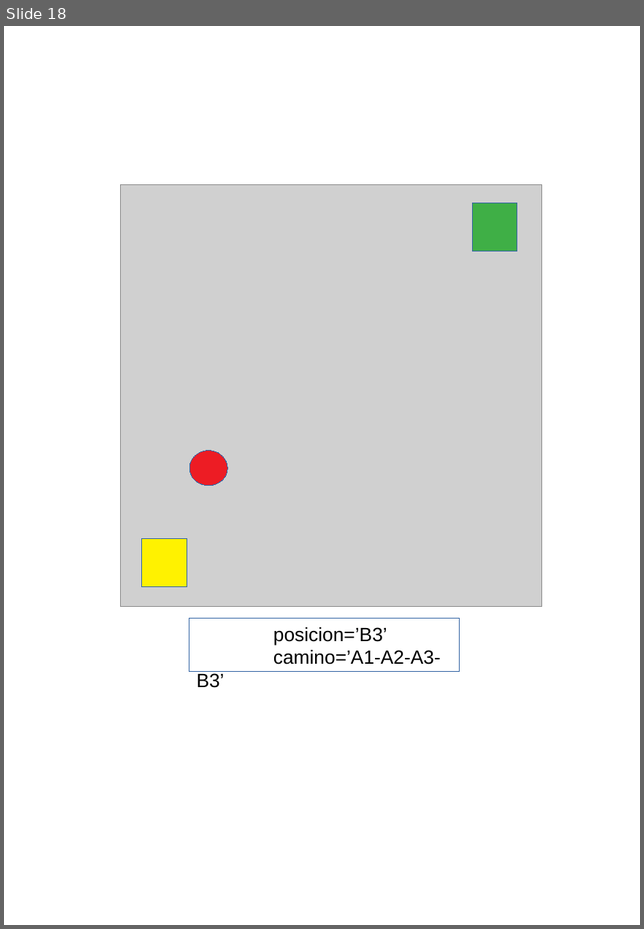
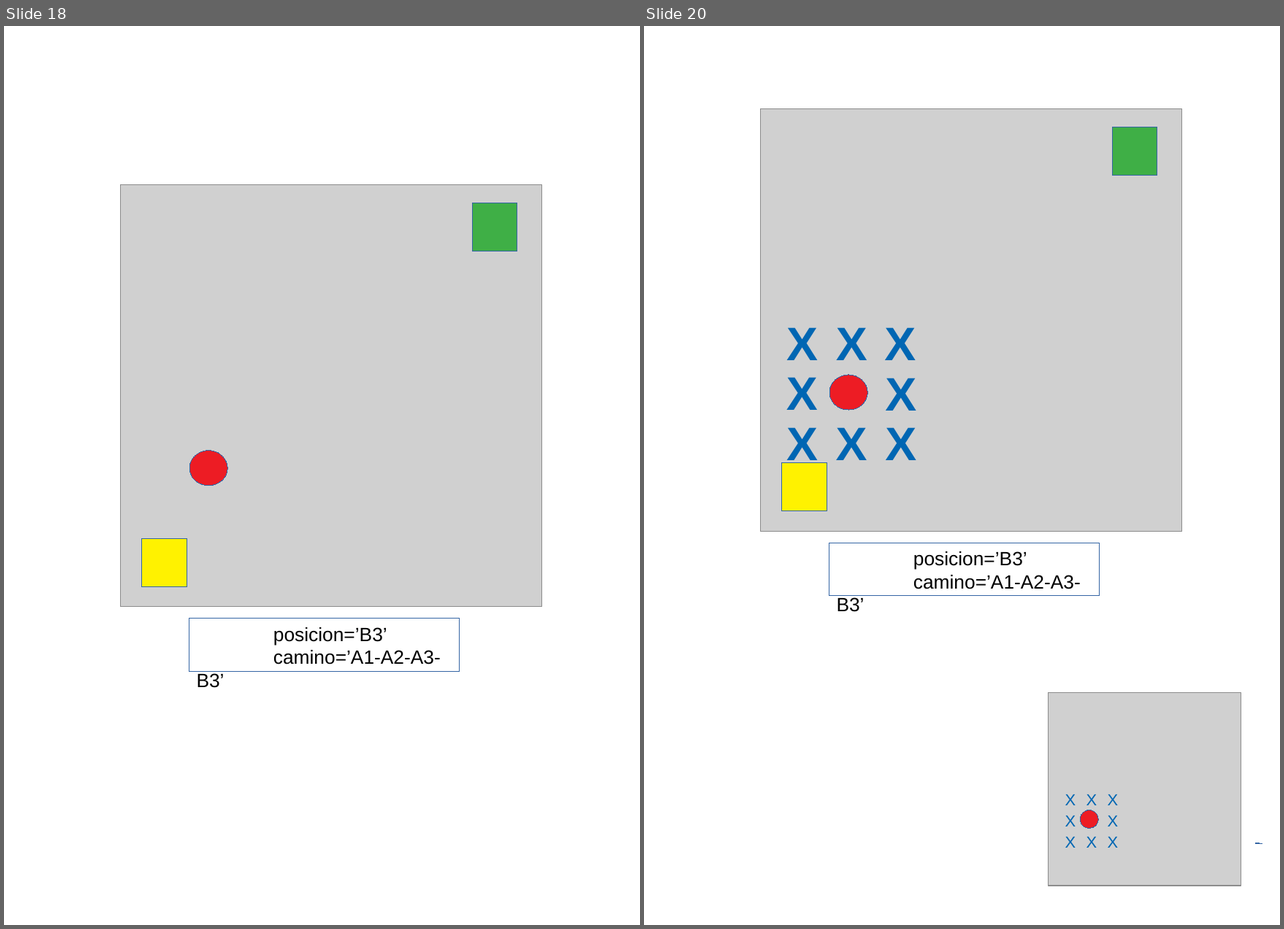
Before and after one commit to fabhrius/La-Cosa, a slide deck: capitulos/3 - Resolver un problema simple/Resolviendo un problema simple.odp. Shown side by side, each under a label of ours: slide 18 before the commit, slides 18 and 20 after it; the slides between them are not shown. The pictures are 644x929 and 1284x929 pixels, drawn with LibreOffice and Linux fonts; fonts in the diff are those of the drawing; grey boxes stand for pictures. Boxes give left, top, right and bottom in pixels: in the first picture for what was removed or moved away, otherwise in the second. Text is boxed around its words. In the diff, an @@ line names an element or a change of style, - is before the commit and + after.

```diff
--- a/capitulos/3 - Resolver un problema simple/Resolviendo un problema simple.odp
+++ b/capitulos/3 - Resolver un problema simple/Resolviendo un problema simple.odp
@@ slide 20 added at (x1=644, y1=26, x2=1280, y2=925), background #FFFFFF @@
@@ picture added at (x1=760, y1=109, x2=1181, y2=531) @@
@@ rectangle added at (x1=1112, y1=127, x2=1158, y2=175), fill #3FAF46, outline #3465A4 0 pt @@
@@ text added at (x1=786, y1=327, x2=818, y2=360), 44 pt, text #0066B3, bold @@
+X
@@ text added at (x1=836, y1=327, x2=867, y2=360), 44 pt, text #0066B3, bold @@
+X
@@ text added at (x1=884, y1=327, x2=916, y2=360), 44 pt, text #0066B3, bold @@
+X
@@ ellipse added at (x1=829, y1=375, x2=867, y2=411), fill #ED1C24, outline #3465A4 0 pt @@
@@ text added at (x1=786, y1=377, x2=818, y2=410), 44 pt, text #0066B3, bold @@
+X
@@ text added at (x1=885, y1=378, x2=916, y2=411), 44 pt, text #0066B3, bold @@
+X
@@ text added at (x1=786, y1=428, x2=818, y2=469), 44 pt, text #0066B3, bold @@
+X
@@ text added at (x1=836, y1=428, x2=867, y2=460), 44 pt, text #0066B3, bold @@
+X
@@ text added at (x1=885, y1=428, x2=916, y2=460), 44 pt, text #0066B3, bold @@
+X
@@ rectangle added at (x1=782, y1=463, x2=827, y2=511), fill #FFF200, outline #3465A4 0 pt @@
@@ rectangle added at (x1=829, y1=543, x2=1098, y2=595), outline #3465A4 0 pt, 18 pt, text #000000 @@
+posicion=’B3’
+camino=’A1-A2-A3-B3’
@@ picture added at (x1=1048, y1=692, x2=1240, y2=885) @@
@@ text added at (x1=1065, y1=795, x2=1076, y2=806), 15 pt, text #0066B3 @@
+X
@@ ellipse added at (x1=1080, y1=810, x2=1098, y2=829), fill #ED1C24, outline #3465A4 0 pt @@
@@ text added at (x1=1086, y1=795, x2=1097, y2=806), 15 pt, text #0066B3 @@
+X
@@ text added at (x1=1108, y1=795, x2=1118, y2=806), 15 pt, text #0066B3 @@
+X
@@ text added at (x1=1065, y1=816, x2=1076, y2=827), 15 pt, text #0066B3 @@
+X
@@ text added at (x1=1108, y1=816, x2=1118, y2=827), 15 pt, text #0066B3 @@
+X
@@ text added at (x1=1065, y1=837, x2=1076, y2=848), 15 pt, text #0066B3 @@
+X
@@ text added at (x1=1086, y1=837, x2=1097, y2=848), 15 pt, text #0066B3 @@
+X
@@ text added at (x1=1108, y1=837, x2=1118, y2=848), 15 pt, text #0066B3 @@
+X
@@ right arrow added at (x1=1255, y1=844, x2=1262, y2=844), fill #729FCF, outline #3465A4 0 pt @@
```
Also in this commit, not shown: 2 other slides added, 1 other file.
